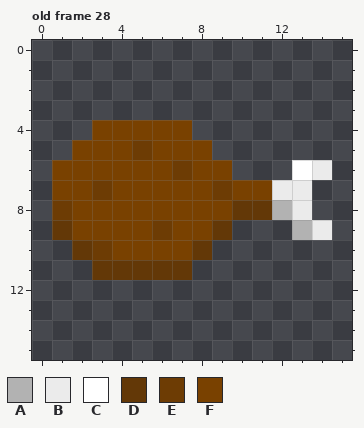
Pixel-art file -- assets/items.ase. The first picture shows the starting point.
16x16 pixels, 42 frames. Colours within 5 levels of each other are drawn and written as one. Shown: old frame 28.
Palette (. is transparent): A #b2b2b2  B #ebebeb  C #ffffff  D #633807  E #6d3c04  F #794100
Pixels before, old frame 28, first column x 1:
 4 ..FFFFF.......
 5 .FFFEFFF......
 6 FFFFFFEFF...CB
 7 FFEFFFFFEFFBB.
 8 EFFFFFFFFDDAB.
 9 DFFFFEFFD...AB
10 .DEFFFFD......
11 ..DDDDD.......
New version:
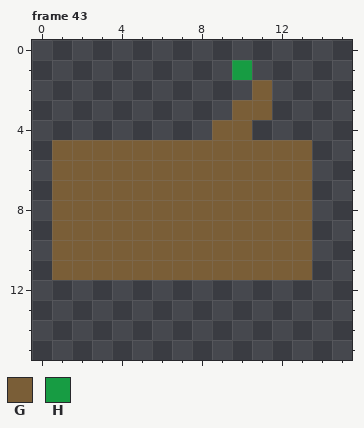
Colours new in this view: G #7a5e37  H #179c43
A new or re-ordered frame is compared with the old frame closest to it.
Difference:
frames 42 -> 43
Changed rows in their new state; - is an unchanged pixel.
Frame 43 is new; against old frame 28:
first column x 1:
 1 ---------H----
 2 ----------G---
 3 ---------GG---
 4 --.....-GG----
 5 GGGGGGGGGGGGG-
 6 GGGGGGGGGGGGG.
 7 GGGGGGGGGGGGG-
 8 GGGGGGGGGGGGG-
 9 GGGGGGGGGGGGG.
10 GGGGGGGGGGGGG-
11 GGGGGGGGGGGGG-
Boxes around the changes in both pictures, in picture pixels (x1, y1, x2, y2):
changed: (52, 60, 332, 280)
